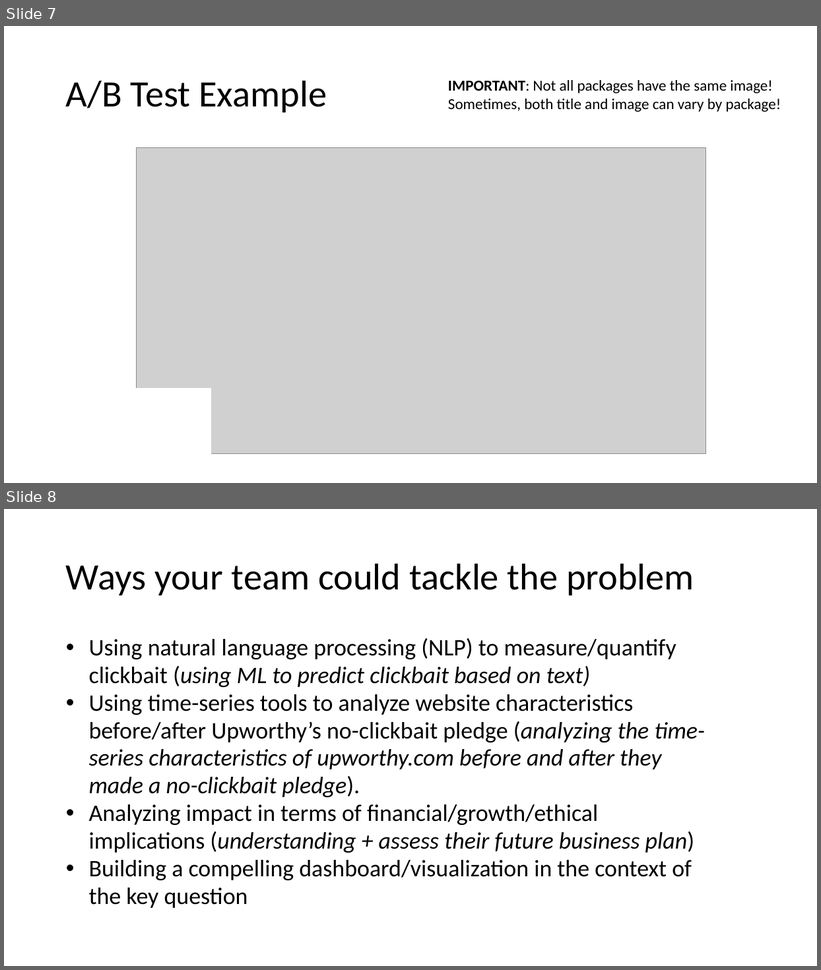
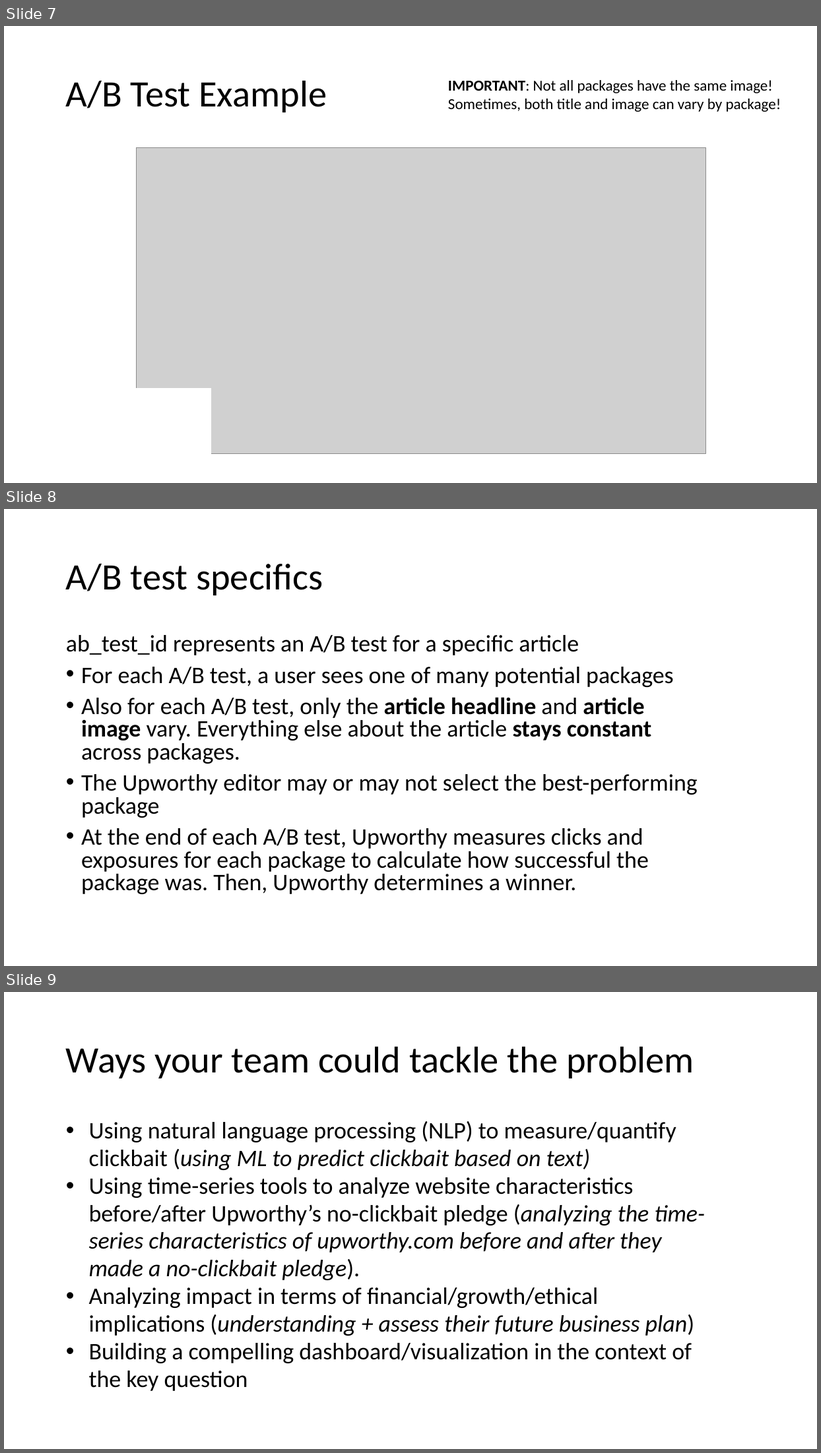
Before and after one commit to MLDS-UT-Austin/DataHack2022, a slide deck: DataHack 2022.pptx. Shown one above the other, each under a label of ours: slides 7 and 8 before the commit, slides 7, 8 and 9 after it. The pictures are 821x970 and 821x1453 pixels, drawn with LibreOffice and Linux fonts; fonts in the diff are those of the drawing; grey boxes stand for pictures. Boxes give left, top, right and bottom in pixels: in the first picture for what was removed or moved away, otherwise in the second. Text is boxed around its words. In the diff, an @@ line names an element or a change of style, - is before the commit and + after.

```diff
--- a/DataHack 2022.pptx
+++ b/DataHack 2022.pptx
@@ slide 8 added at box(4, 509, 817, 966), background #FFFFFF @@
@@ title added at box(66, 563, 323, 595), 44 pt, text #000000 @@
+A/B test specifics
@@ text added at box(66, 635, 698, 894), 28 pt, text #000000 @@
+ab_test_id represents an A/B test for a specific article
+• For each A/B test, a user sees one of many potential packages
+• Also for each A/B test, only the article headline and article image vary. Everything else about the article stays constant across packages.
+• The Upworthy editor may or may not select the best-performing package
+• At the end of each A/B test, Upworthy measures clicks and exposures for each package to calculate how successful the package was. Then, Upworthy determines a winner.
@@ what was slide 8 is now slide 9 @@
```
Also in this commit, not shown: 2 slides changed, 1 other slide added.
